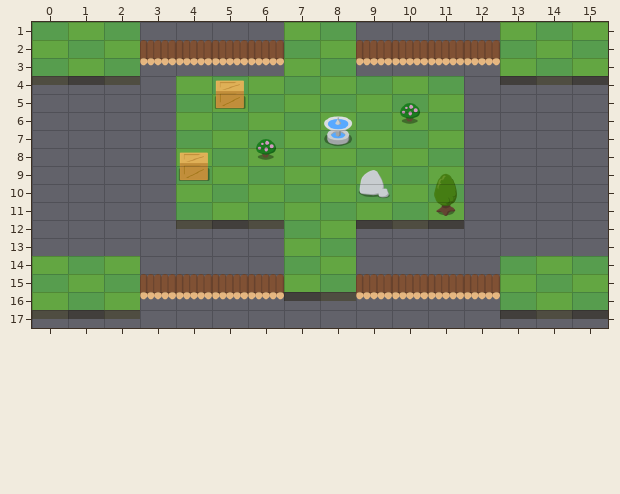
Two versions of a level (Tiled map (JSON), tilemap/level01.json). Above: the version before the commit.
Cells are 64x32 px. Shown: x 0..15, y 1..17.
New version:
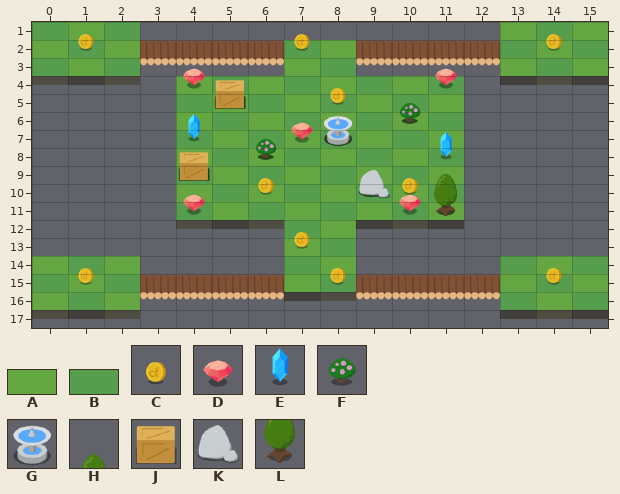
Key: from "tileset_base": A 0, B 1; from "tileset_items": C 0, D 2, E 4; from "tileset_top": F 14, G 18, H 19, J 20, K 21, L 24.
_ is an empty cell.
Tiles replaced or removed in this view: A, B.
Tiles of an added or newly shown layer are drawn over the layers below it.
The exact change:
Changed rows in their new state; . is an unchanged cell.
Layer "base":
first column x 7:
 1 __
Layer "top2" (added):
first column x 4:
 5 .J......
 6 ......F.
 7 ....G...
 8 ..F.....
 9 J......H
10 .....K..
11 .......L
Layer "items" (added):
first column x 1:
 2 C.....C......C
 4 ...D......D...
 5 .......C......
 7 ...E..D.......
 8 ..........E...
10 .....C...C....
11 ...D.....D....
13 ......C.......
15 C......C.....C
